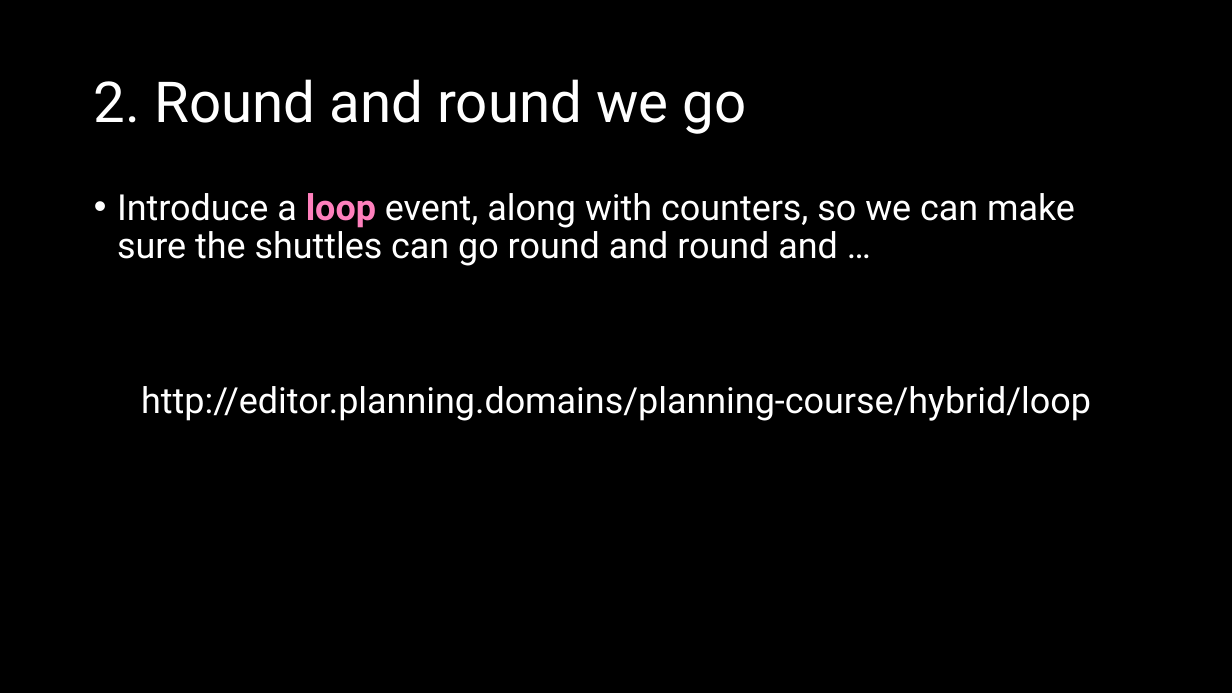
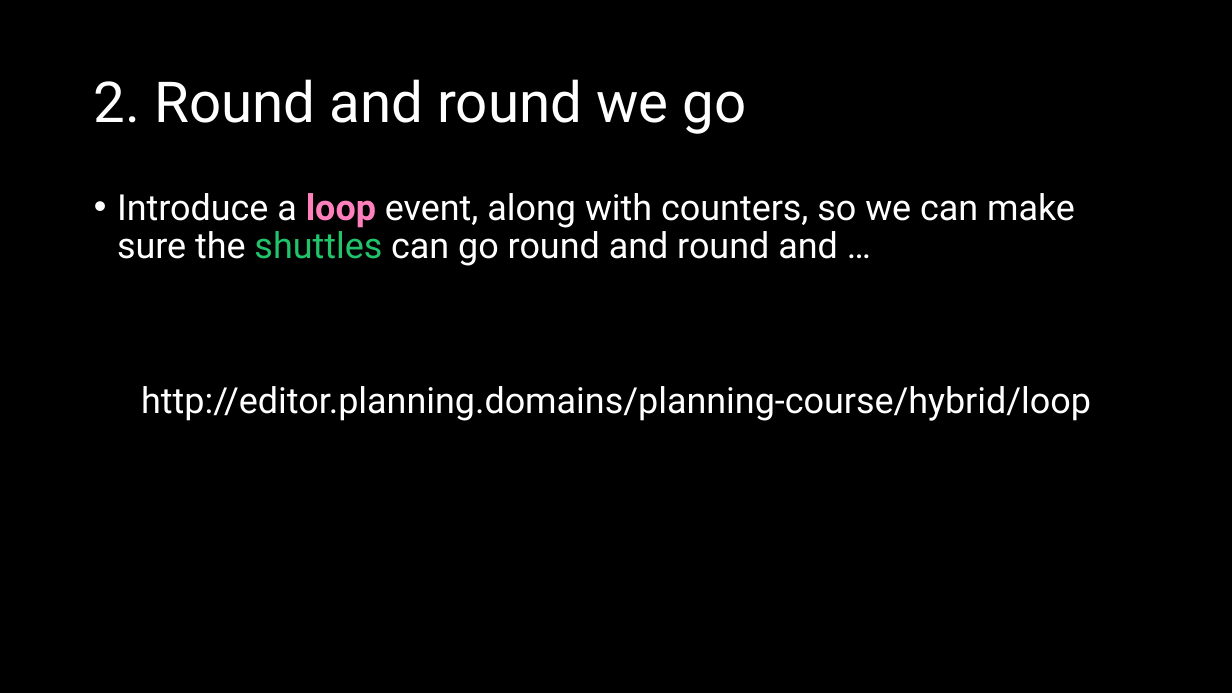
Before and after one commit to AI-Planning/modeling-in-pddl, a slide deck: slide 11 of exercises/cisc-813/hybrid/slides.pptx (slide 10 before the commit). Drawn at 1232x693 pixels with LibreOffice and Linux fonts; fonts in the diff are those of the drawing. Boxes give left, top, right and bottom in pixels: in the first picture for what was removed or moved away, otherwise in the second. Text is boxed around its words. In the diff, an @@ line names an element or a change of style, - is before the commit and + after.

```diff
--- a/exercises/cisc-813/hybrid/slides.pptx
+++ b/exercises/cisc-813/hybrid/slides.pptx
@@ text at bbox=[117, 193, 1075, 266]: text colour #FFFFFF to #21C46B in "shuttles" @@
```
Also in this commit, not shown: 4 other slides changed, 1 slide added.
